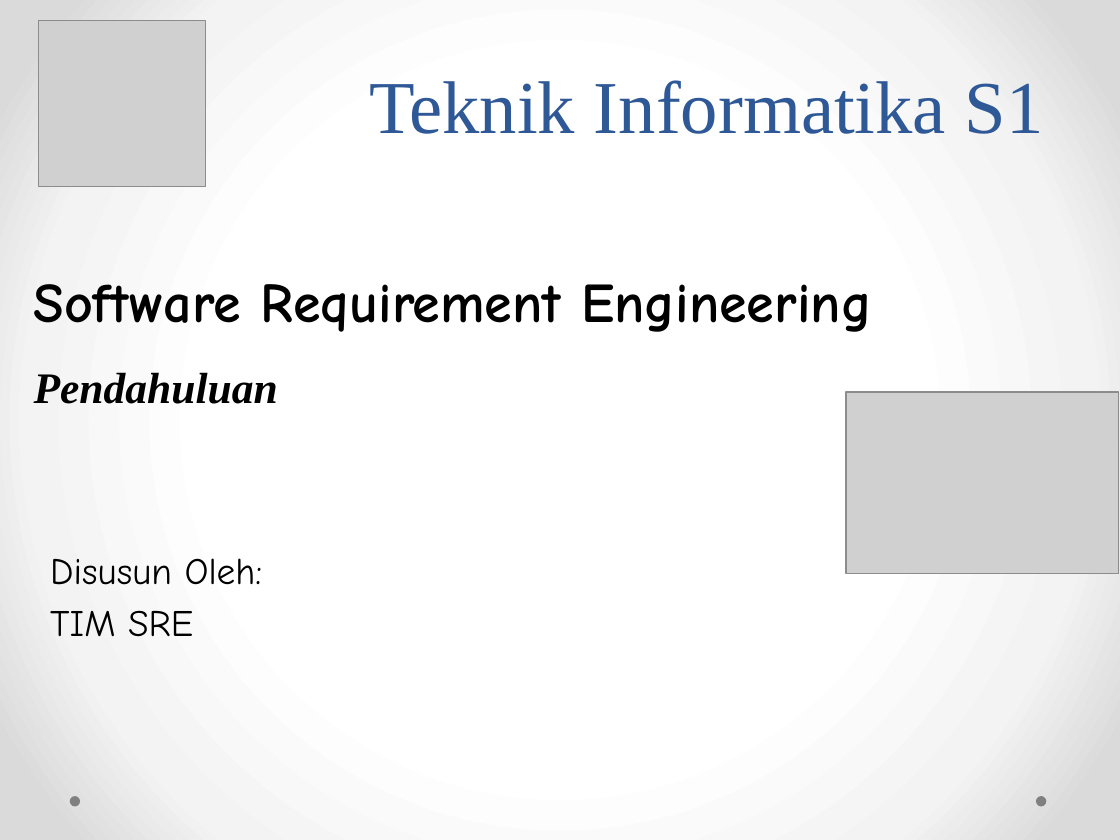
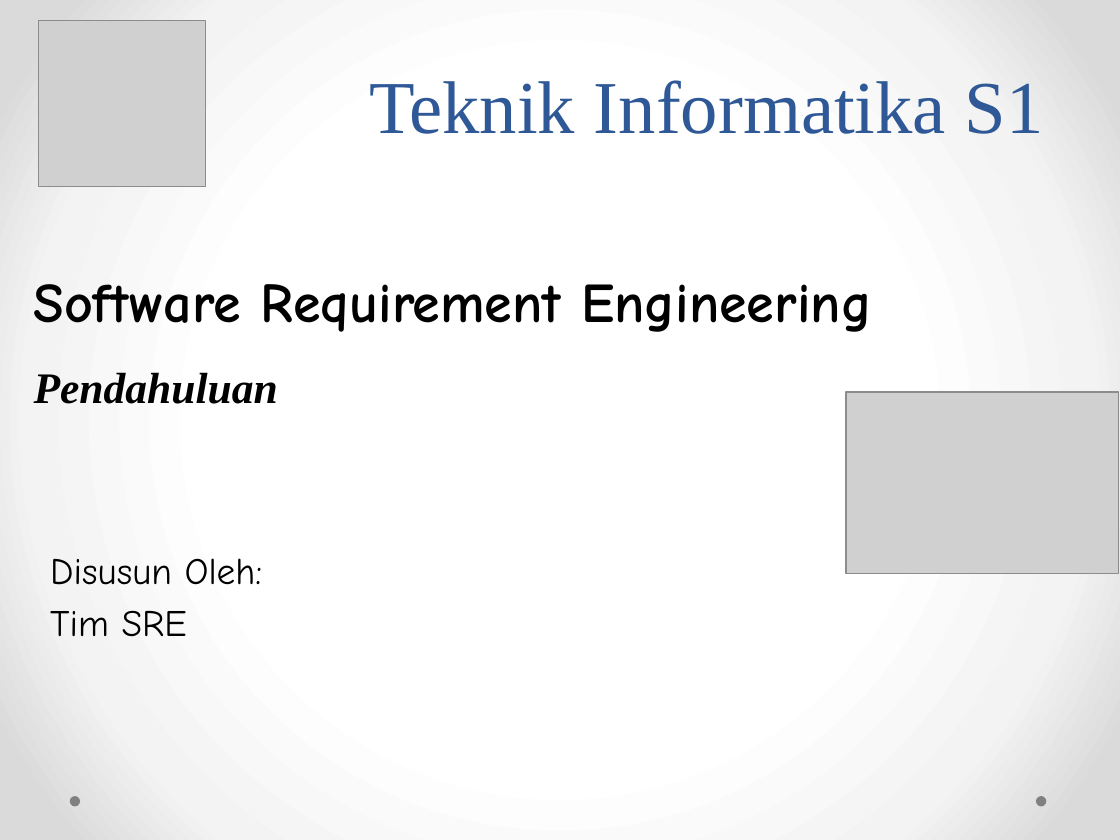
Before and after one commit to weztcy/Semester-6, a slide deck: slide 1 of Rekayasa Kebutuhan Perangkat Lunak - A11.4601/1. Pendahuluan - Software Requirement Engineering - Teknik Informatika S1.pptx. Drawn at 1120x840 pixels with LibreOffice and Linux fonts; fonts in the diff are those of the drawing; grey boxes stand for pictures. Boxes give left, top, right and bottom in pixels: in the first picture for what was removed or moved away, otherwise in the second. Text is boxed around its words. In the diff, an @@ line names an element or a change of style, - is before the commit and + after.

```diff
--- a/Rekayasa Kebutuhan Perangkat Lunak - A11.4601/1. Pendahuluan - Software Requirement Engineering - Teknik Informatika S1.pptx
+++ b/Rekayasa Kebutuhan Perangkat Lunak - A11.4601/1. Pendahuluan - Software Requirement Engineering - Teknik Informatika S1.pptx
@@ subtitle at [50,610,187,637]: text changed @@
-TIM SRE
+Tim SRE
```
Also in this commit, not shown: 4 other slides changed, 3 slides removed, 17 other files.
